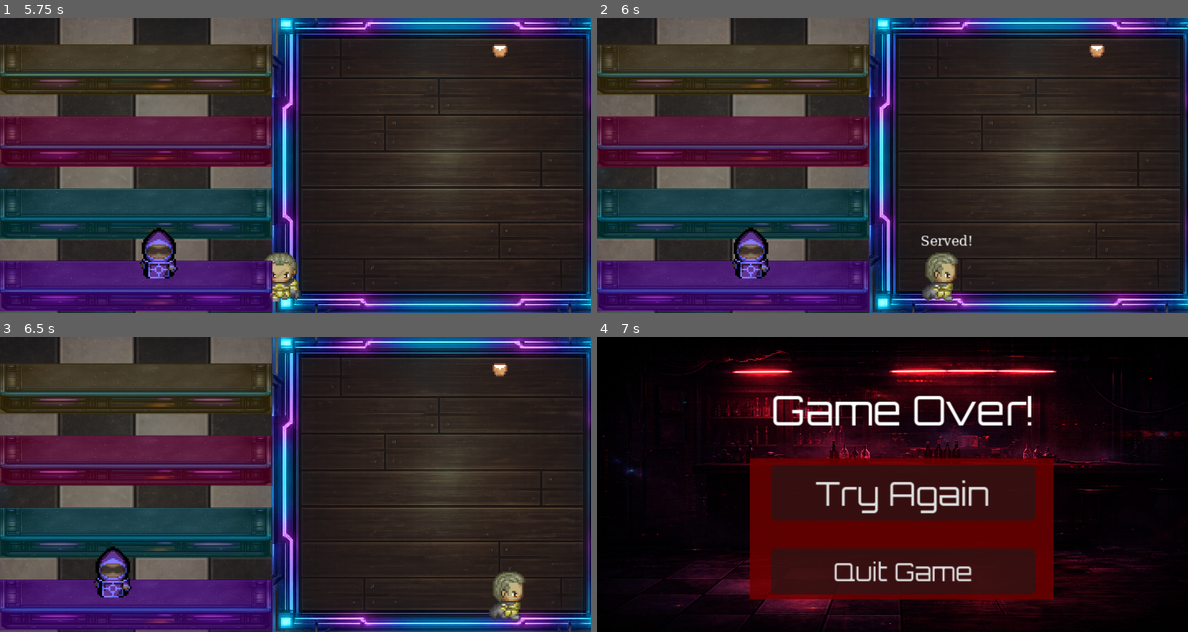
Above: before the commit, frames 1-4 (two rows, left to right).
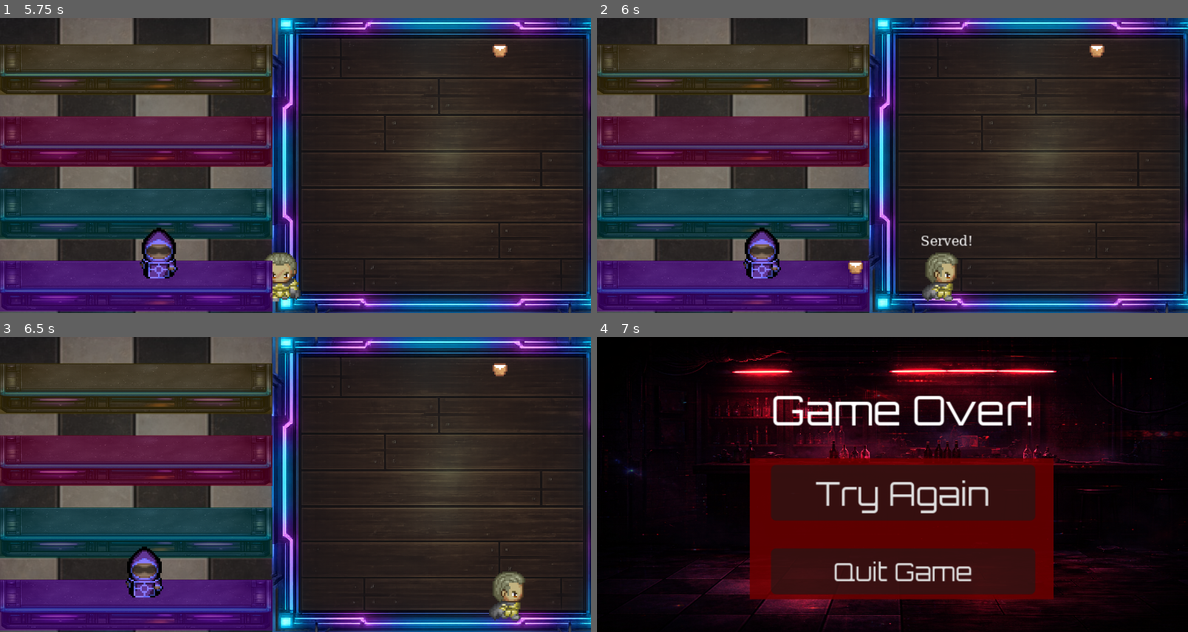
Above: after the commit, the same moments.

Repository: CCV-JamesNye/Game-Programming
Game: Godot game, scene res://Scenes/main_menu.tscn
Two runs of this game, one before a commit and one after it. Both use one fixed random seed, a clock stepped at 60 frames per second and the inputs below.
Inputs:
- Up to frame 1 (5.75 s): click "Start Game" at 0.5 s; hold E (serve) 1.28-2.03 s; hold W (up) 1.28-2.78 s; tap E (serve) at 2.1, 4.35 s; hold A (left) 2.78-3.5 s; hold E (serve) 2.78-3.5 s; click "Try Again" at 3.5 s; hold A (left) 4.28-5.03 s; hold S (down) from 5.03 s (still down); hold E (serve) from 5.03 s (still down)
- Up to frame 2 (6 s): release S (down) at 5.78 s; release E (serve) at 5.78 s; hold D (right) from 5.78 s (still down); tap E (serve) at 5.85 s
- Up to frame 3 (6.5 s): keep holding D (right)
- Up to frame 4 (7 s): release D (right) at 6.53 s; hold W (up) from 6.53 s (still down); hold E (serve) from 6.53 s (still down)

Frame 1 is identical in both runs. In frame 2, 1.2% of the frame differs, in the area x 22-45%, y 71-89%; in frame 3, 1.5%, in the area x 15-28%, y 71-89%; in frame 4, nothing differs.

Commit message:
Drink Serve Logic
Added a drink scene that moves toward the customer when serving. Updated the player serve logic so the customer is served after the drink reaches the lane stop point instead of instantly.
still working out getting the drink to slide along the lane instead of going to the customer stop point via floating...

Diff:
--- a/cyber-tap/Scenes/CyberTapBar.tscn
+++ b/cyber-tap/Scenes/CyberTapBar.tscn
@@ -10,6 +10,7 @@
 [ext_resource type="Script" uid="uid://dijljcewjmbwt" path="res://Scripts/bartender_lane_detection.gd" id="4_mkna2"]
 [ext_resource type="Script" uid="uid://kia07o7hmss" path="res://Scripts/lane.gd" id="4_yfl2y"]
 [ext_resource type="AudioStream" uid="uid://bgfh8f7nvjlq8" path="res://Audio/Sound FX/freesounds123-walking-on-wood.wav" id="6_8i2kk"]
+[ext_resource type="PackedScene" uid="uid://dmbiw27rom6b8" path="res://Scenes/drink.tscn" id="6_d7njm"]
 [ext_resource type="AudioStream" uid="uid://cq1i4es3n2xuv" path="res://Audio/Sound FX/freesound_community-glass-clink.wav" id="7_18en6"]
 [ext_resource type="AudioStream" uid="uid://c5shd68cu64v2" path="res://Audio/Music/CyberTap-Song-Marois.mp3" id="8_18en6"]
 [ext_resource type="AudioStream" uid="uid://bjcf1ailoikg" path="res://Audio/Sound FX/glass-break-bottle-universfield.wav" id="8_dc2m4"]
@@ -261,6 +262,7 @@
 position = Vector2(217, 73)
 collision_layer = 2
 script = ExtResource("1_hg827")
+drink_scene = ExtResource("6_d7njm")
 
 [node name="CollisionShape2D" type="CollisionShape2D" parent="Bartender (Player)" unique_id=1596841768]
 position = Vector2(0, 13)
@@ -306,6 +308,9 @@
 offset_bottom = 11.0
 color = Color(0.29803923, 0, 0.47058824, 0.60784316)
 
+[node name="ServeStartPoint1" type="Marker2D" parent="Lane1" unique_id=1928262277]
+position = Vector2(84, -26)
+
 [node name="Customer Zone" type="Area2D" parent="Lane1" unique_id=1308113834]
 position = Vector2(-32, -25)
 collision_mask = 4
@@ -347,6 +352,9 @@
 offset_bottom = 11.0
 color = Color(0, 0.24705882, 0.20784314, 0.60784316)
 
+[node name="ServeStartPoint2" type="Marker2D" parent="Lane2" unique_id=292008308]
+position = Vector2(84, -26)
+
 [node name="Customer Zone" type="Area2D" parent="Lane2" unique_id=1331618409]
 position = Vector2(-32, -25)
 collision_mask = 4
@@ -388,6 +396,9 @@
 offset_bottom = 11.0
 color = Color(0.4117647, 0, 0.12156863, 0.60784316)
 
+[node name="ServeStartPoint3" type="Marker2D" parent="Lane3" unique_id=954597859]
+position = Vector2(84, -26)
+
 [node name="Customer Zone" type="Area2D" parent="Lane3" unique_id=274200465]
 position = Vector2(-32, -25)
 collision_mask = 4
@@ -429,6 +440,9 @@
 offset_bottom = 11.0
 color = Color(0.25882354, 0.20392157, 0, 0.60784316)
 
+[node name="ServeStartPoint4" type="Marker2D" parent="Lane4" unique_id=925549668]
+position = Vector2(84, -26)
+
 [node name="Customer Zone" type="Area2D" parent="Lane4" unique_id=1224053492]
 position = Vector2(-32, -25)
 collision_mask = 4
@@ -497,6 +511,7 @@
 
 [node name="PauseMenu" type="CanvasLayer" parent="." unique_id=1458031228]
 process_mode = 2
+visible = false
 
 [node name="ColorRect" type="ColorRect" parent="PauseMenu" unique_id=723078137]
 offset_left = 7.0
--- /dev/null
+++ b/cyber-tap/Scenes/drink.tscn
@@ -0,0 +1,18 @@
+[gd_scene format=3 uid="uid://dmbiw27rom6b8"]
+
+[ext_resource type="Script" uid="uid://63vnpjw5k5qb" path="res://Scripts/drink.gd" id="1_23ypx"]
+[ext_resource type="Texture2D" uid="uid://c3tyvo7yorlro" path="res://Art/stout-glass.png" id="1_u3b8d"]
+
+[sub_resource type="RectangleShape2D" id="RectangleShape2D_23ypx"]
+size = Vector2(9, 8)
+
+[node name="Drink" type="Area2D" unique_id=1410985590]
+script = ExtResource("1_23ypx")
+
+[node name="Sprite2D" type="Sprite2D" parent="." unique_id=1265487375]
+texture_filter = 1
+texture = ExtResource("1_u3b8d")
+
+[node name="CollisionShape2D" type="CollisionShape2D" parent="." unique_id=89284373]
+position = Vector2(-0.5, 0)
+shape = SubResource("RectangleShape2D_23ypx")
--- a/cyber-tap/Scenes/player/bartender_(player).gd
+++ b/cyber-tap/Scenes/player/bartender_(player).gd
@@ -2,6 +2,7 @@
 signal glass_broke
 
 @export var speed : float = 200.0
+@export var drink_scene: PackedScene
 @onready var animated_sprite_2d: AnimatedSprite2D = $AnimatedSprite2D
 @onready var footstep_sound: AudioStreamPlayer2D = $"../FootstepSound"
 @onready var glass_clink_1: AudioStreamPlayer2D = $"../GlassClink1"
@@ -67,13 +68,30 @@
 		else:
 			glass_clink_1.play()
 			print("Serving drink in lane:", current_lane)
+			launch_drink()
 
 			served_text.visible = true
 			await get_tree().create_timer(0.5).timeout
 			served_text.visible = false
 
-func _input(event):
-	if event.is_action_pressed("serve"):
-		if current_lane != null:
-			if current_lane.current_customer != null:
-				current_lane.current_customer.serve_customer()
+#func _input(event):
+#	if event.is_action_pressed("serve"):
+#		if current_lane != null:
+#			if current_lane.current_customer != null:
+#				current_lane.current_customer.serve_customer()
+
+func launch_drink() -> void:
+	var drink = drink_scene.instantiate()
+	get_parent().add_child(drink)
+
+	var start_position = global_position
+	var end_position = current_lane.get_stop_point_global_position()
+
+	drink.arrived.connect(_on_drink_arrived)
+	drink.launch(start_position, end_position, current_lane)
+
+func _on_drink_arrived(drink, lane) -> void:
+	if lane.current_customer != null:
+		lane.current_customer.serve_customer()
+
+	drink.queue_free()
--- /dev/null
+++ b/cyber-tap/Scripts/drink.gd
@@ -0,0 +1,29 @@
+extends Area2D
+
+signal arrived(drink, lane)
+
+@export var speed: float = 250.0
+
+var lane = null
+var target_position: Vector2
+var moving:= false
+
+func launch(start_position: Vector2, end_position: Vector2, target_lane):
+	global_position = start_position
+	target_position = end_position
+	lane = target_lane
+	moving = true
+
+func _physics_process(delta: float) -> void:
+	if moving == false:
+		return
+	var direction := target_position - global_position
+	var distance_this_frame := speed * delta
+
+	if direction.length() <= distance_this_frame:
+		global_position = target_position
+		moving = false
+		arrived.emit(self, lane)
+		return
+
+	global_position += direction.normalized() * distance_this_frame
--- a/cyber-tap/Scripts/lane.gd
+++ b/cyber-tap/Scripts/lane.gd
@@ -9,3 +9,20 @@
 func _on_customer_zone_body_exited(body: Node2D) -> void:
 	if body == current_customer:
 		current_customer = null
+
+func get_stop_point_global_position() -> Vector2:
+	var customer_zone = get_node_or_null("Customer Zone")
+
+	if customer_zone == null:
+		return global_position
+
+	for child in customer_zone.get_children():
+		if child is Marker2D:
+			return child.global_position
+
+	return global_position
+func get_serve_start_global_position() -> Vector2:
+	for child in get_children():
+		if child is Marker2D and child.name.begins_with("ServeStartPoint"):
+			return child.global_position
+	return global_position
Binary file added: cyber-tap/Art/stout-glass-empty.png
Not shown, added: cyber-tap/Art/stout-glass-empty.png.import
Not shown, added: cyber-tap/Scripts/drink.gd.uid
Not shown, added: cyber-tap/export_presets.cfg
